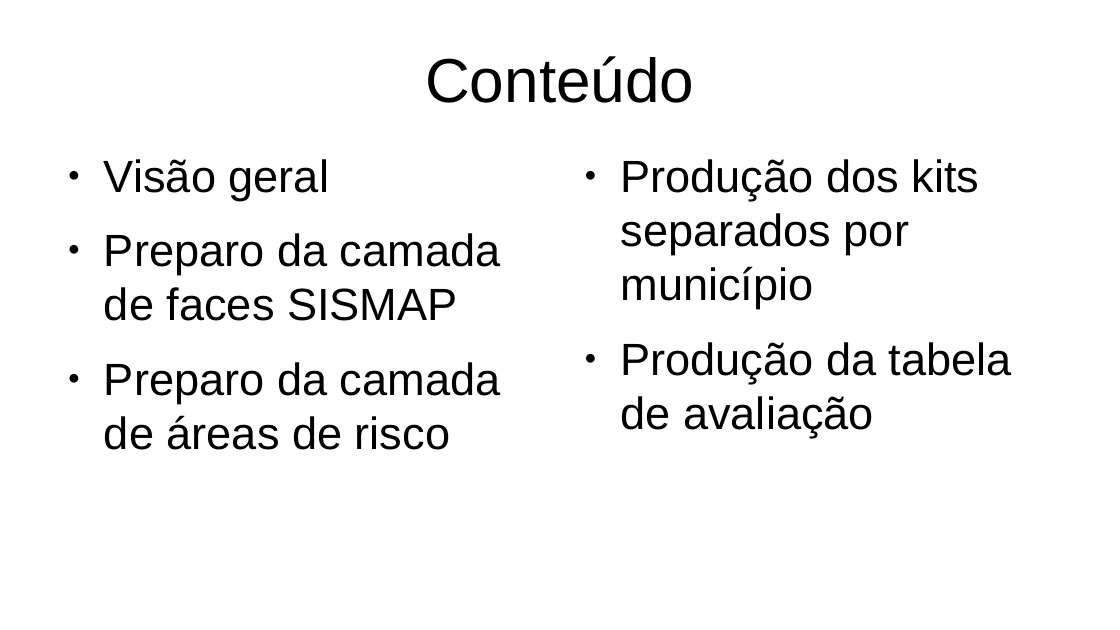
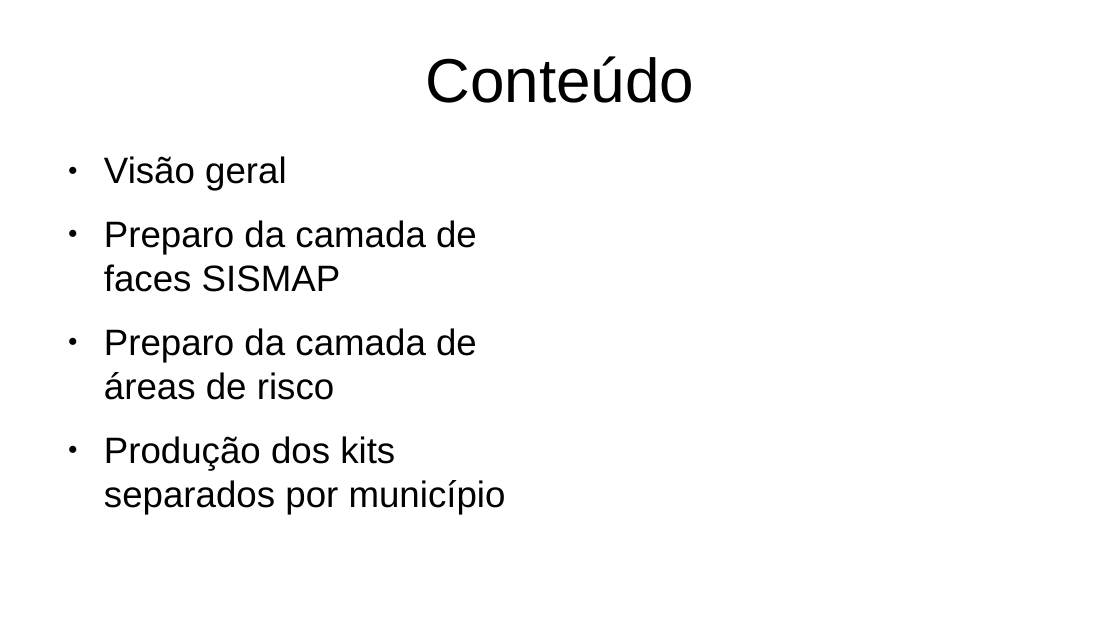
Before and after one commit to jcmartinssh/kits-BATER, a slide deck: slide 2 of apresentacao.odp. Drawn at 1120x630 pixels with LibreOffice and Linux fonts; fonts in the diff are those of the drawing. Boxes give left, top, right and bottom in pixels: in the first picture for what was removed or moved away, otherwise in the second. Text is boxed around its words. In the diff, an @@ line names an element or a change of style, - is before the commit and + after.

```diff
--- a/apresentacao.odp
+++ b/apresentacao.odp
@@ text at [104,156,477,400]: size 32 to 26 pt in "Visão geral", "Preparo da camada de faces SISMAP", "Preparo da camada de áreas de risco" @@
@@ text removed at [620,159,1012,437] @@
-● Produção dos kits separados por município
-● Produção da tabela de avaliação
@@ text at [104,436,506,515]: paragraph added @@
+● Produção dos kits separados por município
```
Also in this commit, not shown: 8 other slides changed, 5 slides added, 1 other file.
